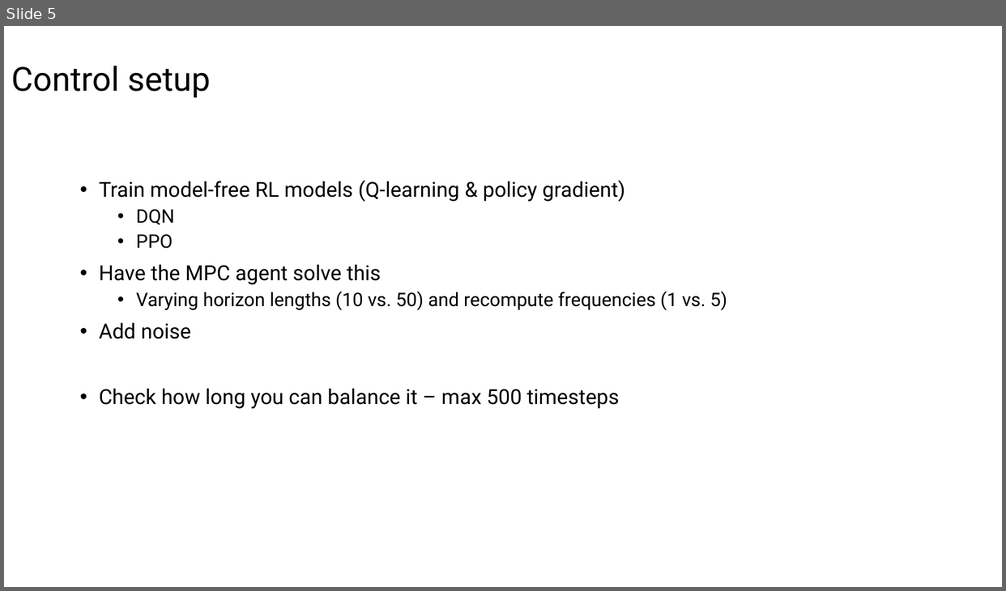
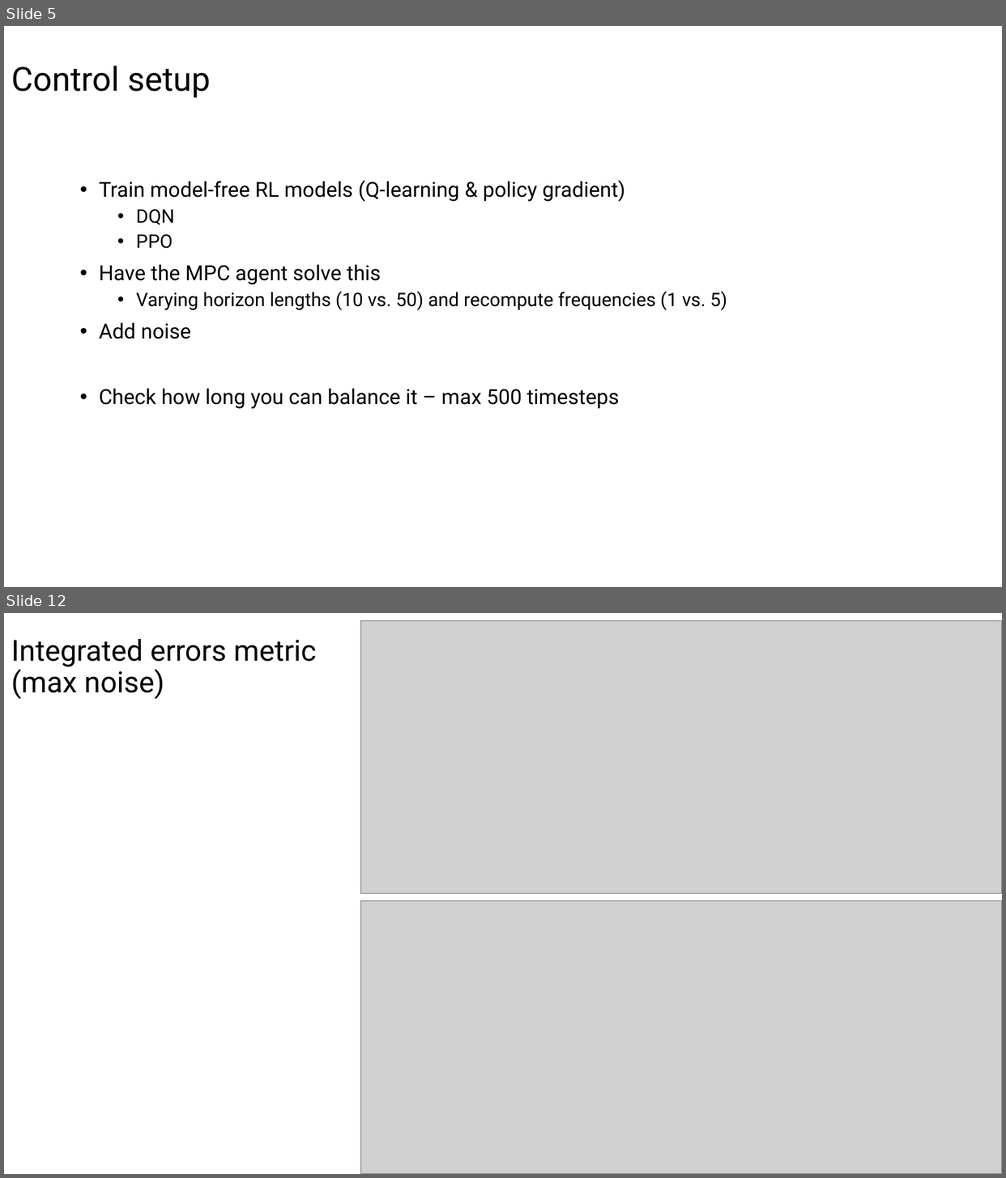
Before and after one commit to jtbuch/mpc_dojo, a slide deck: Ivan/MPC_RL_Cartpole/Results/Results.pptx. Shown one above the other, each under a label of ours: slide 5 before the commit, slides 5 and 12 after it; the slides between them are not shown. The pictures are 1006x591 and 1006x1178 pixels, drawn with LibreOffice and Linux fonts; fonts in the diff are those of the drawing; grey boxes stand for pictures. Boxes give left, top, right and bottom in pixels: in the first picture for what was removed or moved away, otherwise in the second. Text is boxed around its words. In the diff, an @@ line names an element or a change of style, - is before the commit and + after.

Commit message:
Added the error measures and improved the overall code

```diff
--- a/Ivan/MPC_RL_Cartpole/Results/Results.pptx
+++ b/Ivan/MPC_RL_Cartpole/Results/Results.pptx
@@ slide 12 added at <box>4,613,1002,1174</box>, background #FFFFFF @@
@@ picture added at <box>361,620,1002,894</box> @@
@@ title added at <box>11,639,317,699</box>, 28 pt, text #000000 @@
+Integrated errors metric
+(max noise)
@@ picture added at <box>361,901,1002,1174</box> @@
```
Also in this commit, not shown: 2 slides changed, 4 other slides added, 1 slide removed, 2 other files.
